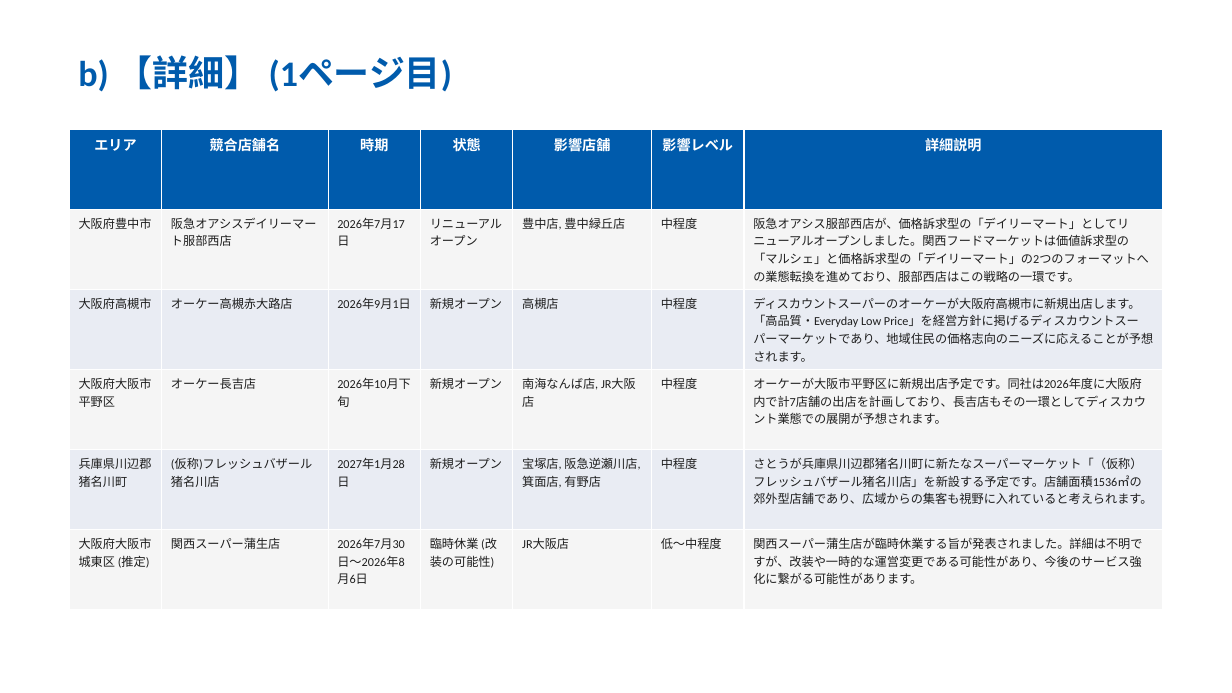
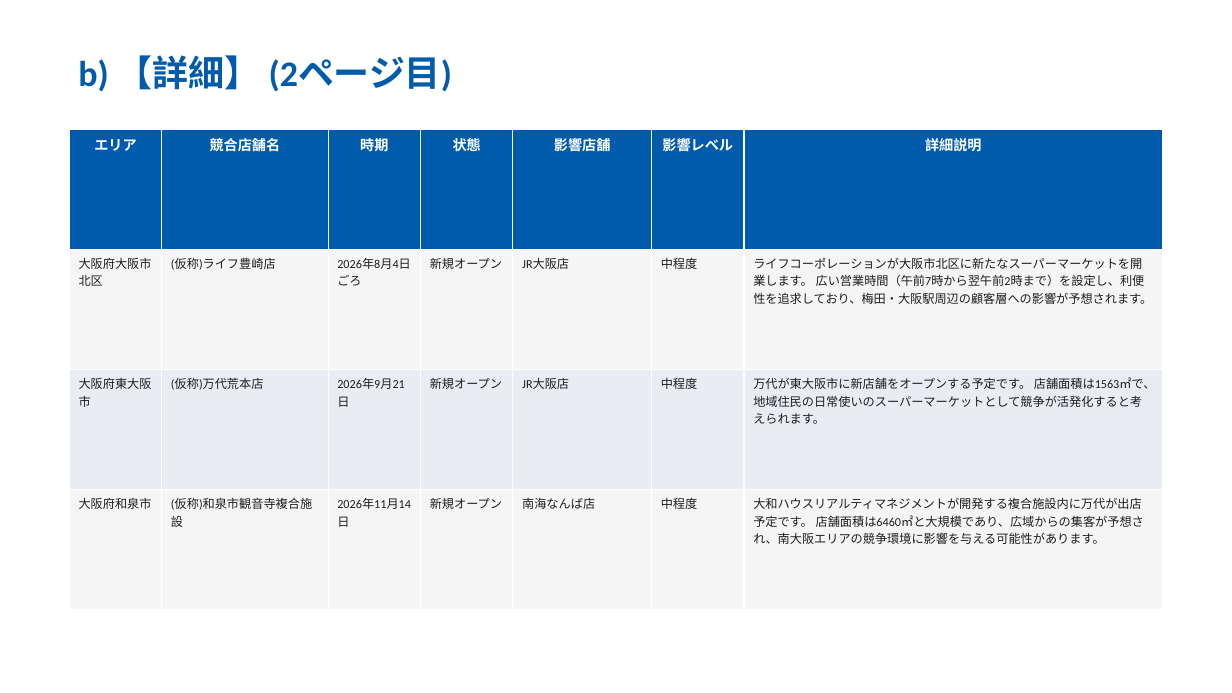
Before and after one commit to yutatbgt-bit/Competitive-research, a slide deck: slide 4 of report/2026_07_17_competitive_report_no_limit.pptx (slide 3 before the commit). Drawn at 1232x693 pixels with LibreOffice and Linux fonts; fonts in the diff are those of the drawing. Boxes give left, top, right and bottom in pixels: in the first picture for what was removed or moved away, otherwise in the second. Text is boxed around its words. In the diff, an @@ line names an element or a change of style, - is before the commit and + after.

```diff
--- a/report/2026_07_17_competitive_report_no_limit.pptx
+++ b/report/2026_07_17_competitive_report_no_limit.pptx
@@ text at <box>78,55,452,92</box>: text changed @@
-b) 【詳細】 (1ページ目)
+b) 【詳細】 (2ページ目)
@@ table at <box>69,129,1163,610</box> @@
-row 2: 大阪府豊中市 | 阪急オアシスデイリーマート服部西店 | 2026年7月17日 | リニューアルオープン | 豊中店, 豊中緑丘店 | 中程度 | 阪急オアシス服部西店が、価格訴求型の「デイリーマート」としてリニューアルオープンしました。関西フードマーケットは価値訴求型の「マルシェ」と価格訴求型の「デイリーマート」の2つのフォーマットへの業態転換を進めており、服部西店はこの戦略の一環です。
-row 3: 大阪府高槻市 | オーケー高槻赤大路店 | 2026年9月1日 | 新規オープン | 高槻店 | 中程度 | ディスカウントスーパーのオーケーが大阪府高槻市に新規出店します。「高品質・Everyday Low Price」を経営方針に掲げるディスカウントスーパーマーケットであり、地域住民の価格志向のニーズに応えることが予想されます。
-row 4: 大阪府大阪市平野区 | オーケー長吉店 | 2026年10月下旬 | 新規オープン | 南海なんば店, JR大阪店 | 中程度 | オーケーが大阪市平野区に新規出店予定です。同社は2026年度に大阪府内で計7店舗の出店を計画しており、長吉店もその一環としてディスカウント業態での展開が予想されます。
-row 5: 兵庫県川辺郡猪名川町 | (仮称)フレッシュバザール猪名川店 | 2027年1月28日 | 新規オープン | 宝塚店, 阪急逆瀬川店, 箕面店, 有野店 | 中程度 | さとうが兵庫県川辺郡猪名川町に新たなスーパーマーケット「（仮称）フレッシュバザール猪名川店」を新設する予定です。店舗面積1536㎡の郊外型店舗であり、広域からの集客も視野に入れていると考えられます。
-row 6: 大阪府大阪市城東区 (推定) | 関西スーパー蒲生店 | 2026年7月30日〜2026年8月6日 | 臨時休業 (改装の可能性) | JR大阪店 | 低〜中程度 | 関西スーパー蒲生店が臨時休業する旨が発表されました。詳細は不明ですが、改装や一時的な運営変更である可能性があり、今後のサービス強化に繋がる可能性があります。
+row 2: 大阪府大阪市北区 | (仮称)ライフ豊崎店 | 2026年8月4日ごろ | 新規オープン | JR大阪店 | 中程度 | ライフコーポレーションが大阪市北区に新たなスーパーマーケットを開業します。 広い営業時間（午前7時から翌午前2時まで）を設定し、利便性を追求しており、梅田・大阪駅周辺の顧客層への影響が予想されます。
+row 3: 大阪府東大阪市 | (仮称)万代荒本店 | 2026年9月21日 | 新規オープン | JR大阪店 | 中程度 | 万代が東大阪市に新店舗をオープンする予定です。 店舗面積は1563㎡で、地域住民の日常使いのスーパーマーケットとして競争が活発化すると考えられます。
+row 4: 大阪府和泉市 | (仮称)和泉市観音寺複合施設 | 2026年11月14日 | 新規オープン | 南海なんば店 | 中程度 | 大和ハウスリアルティマネジメントが開発する複合施設内に万代が出店予定です。 店舗面積は6460㎡と大規模であり、広域からの集客が予想され、南大阪エリアの競争環境に影響を与える可能性があります。
```
Also in this commit, not shown: 5 other slides changed, 1 slide added, 47 other files.
